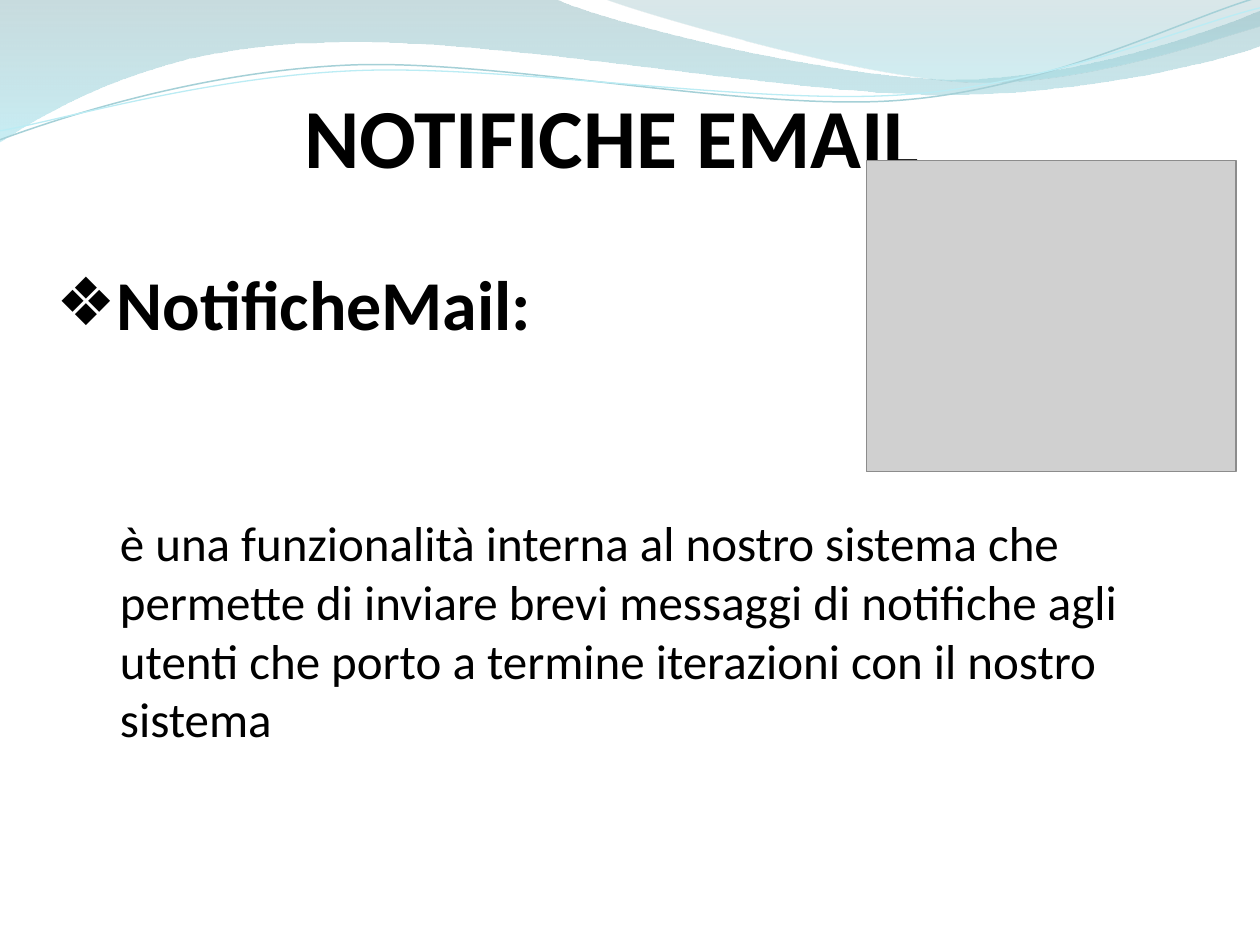
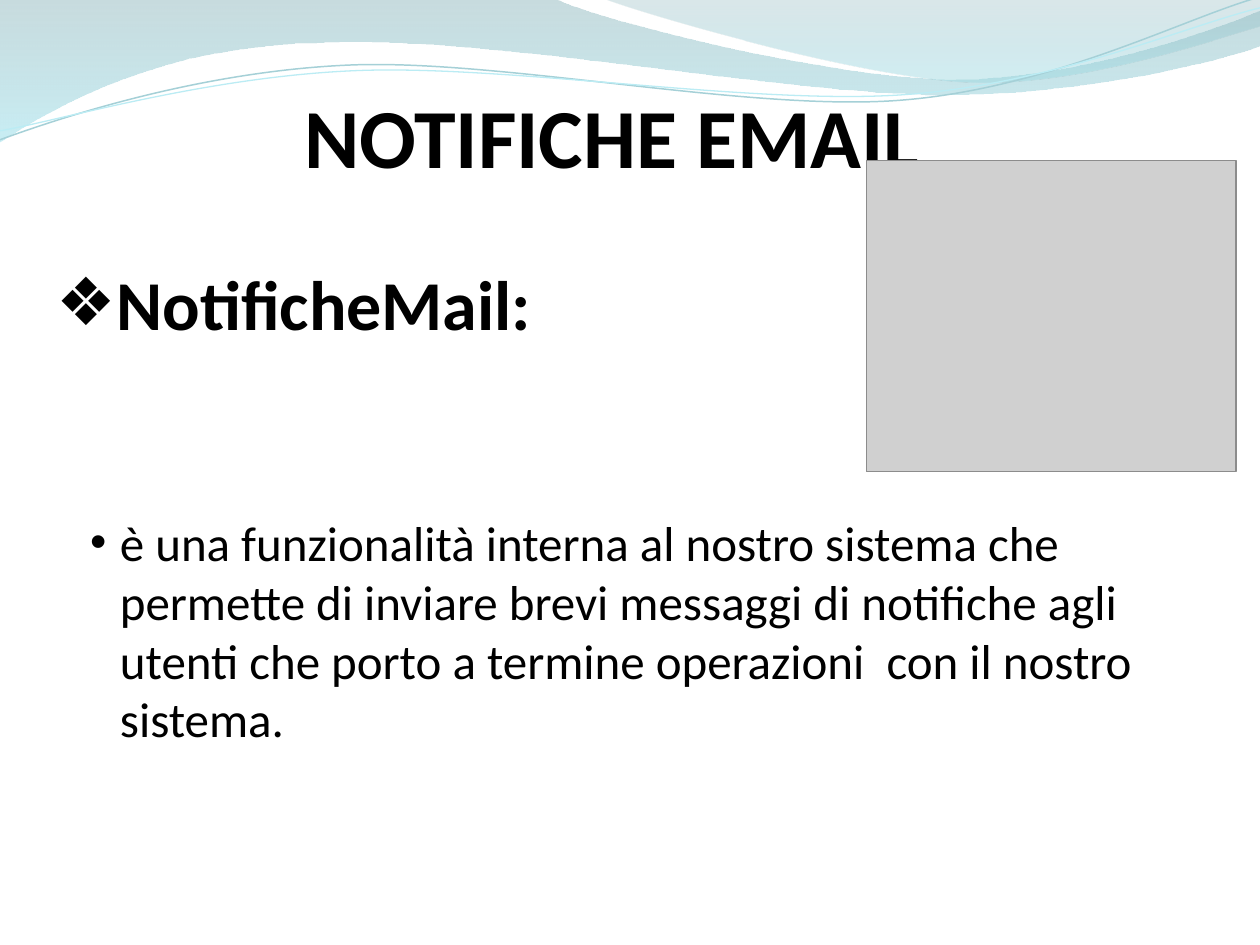
Before and after one commit to ammirate/at-silo, a slide deck: slide 84 of Presentazione/Atsilo1/[BOZZA] Atsilo_A_PresentazioneFinale copia.pptx. Drawn at 1260x945 pixels with LibreOffice and Linux fonts; fonts in the diff are those of the drawing; grey boxes stand for pictures. Boxes give left, top, right and bottom in pixels: in the first picture for what was removed or moved away, otherwise in the second. Text is boxed around its words. In the diff, an @@ line names an element or a change of style, - is before the commit and + after.

```diff
--- a/Presentazione/Atsilo1/[BOZZA] Atsilo_A_PresentazioneFinale copia.pptx
+++ b/Presentazione/Atsilo1/[BOZZA] Atsilo_A_PresentazioneFinale copia.pptx
@@ text at box(120, 527, 1132, 738): text changed @@
-  è una funzionalità interna al nostro sistema che permette di inviare brevi messaggi di notifiche agli utenti che porto a termine iterazioni con il nostro sistema
+  • è una funzionalità interna al nostro sistema che permette di inviare brevi messaggi di notifiche agli utenti che porto a termine operazioni con il nostro sistema.
```
Also in this commit, not shown: 6 other slides changed, 1 other file.
